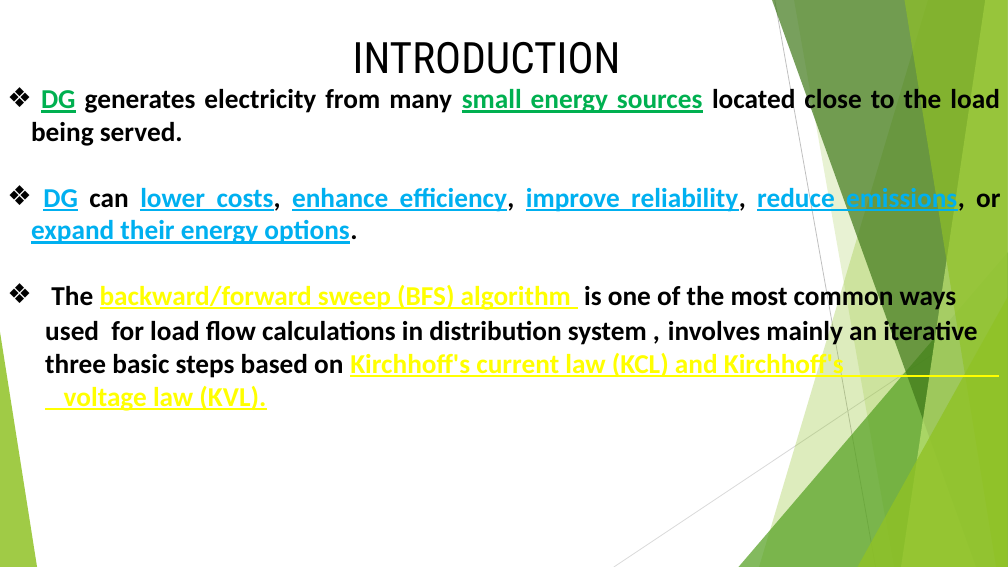
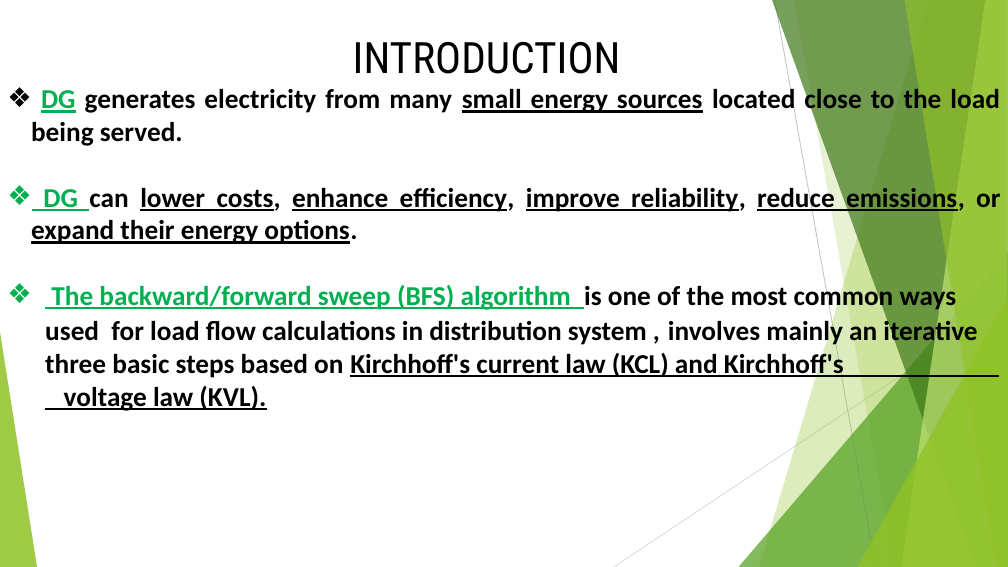
Before and after one commit to moustafashahin122/AOA-Graduation-Project-2022-, a slide deck: slide 6 of code/AOA_objects/results/grad_presentation/Presentation.pptx. Drawn at 1008x567 pixels with LibreOffice and Linux fonts; fonts in the diff are those of the drawing. Boxes give left, top, right and bottom in pixels: in the first picture for what was removed or moved away, otherwise in the second. Text is boxed around its words. In the diff, an @@ line names an element or a change of style, - is before the commit and + after.

```diff
--- a/code/AOA_objects/results/grad_presentation/Presentation.pptx
+++ b/code/AOA_objects/results/grad_presentation/Presentation.pptx
@@ text "DG generates electricity from many ..." at (31, 87, 1000, 411): text colour #00B050 to #000000 in "small energy sources"; text colour #00B0F0 to #00B050 in "DG"; text colour #00B0F0 to #000000 in "lower costs, enhance efficiency, improve reliability, reduce ..."; text colour #000000 to #00B050, underline on in "The"; text colour #FFFF00 to #00B050 in "backward/forward sweep (BFS) algorithm"; text colour #FFFF00 to #000000 in "Kirchhoff's current law (KCL) and Kirchhoff's voltage ..." @@
```
Also in this commit, not shown: 13 other slides changed, 14 slides added.
